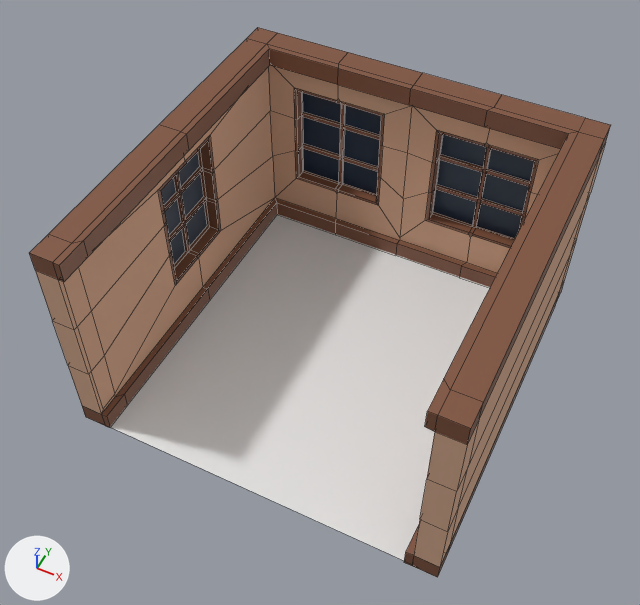
The Blender file Build-a-Body/Assets/Project/Art/BlendFiles/Walls.blend as it was, and as the next commit left it.
Both versions are drawn from a 50 mm camera at (10.6, -23.1, 30.7) aimed at (-0.4, -1.2, 3.3). Every picture has the same lights, and +X, +Y and +Z are marked at lower left. Mesh edges are drawn as thin lines.

In view in the first picture: 'MainWall', 'Plane'.
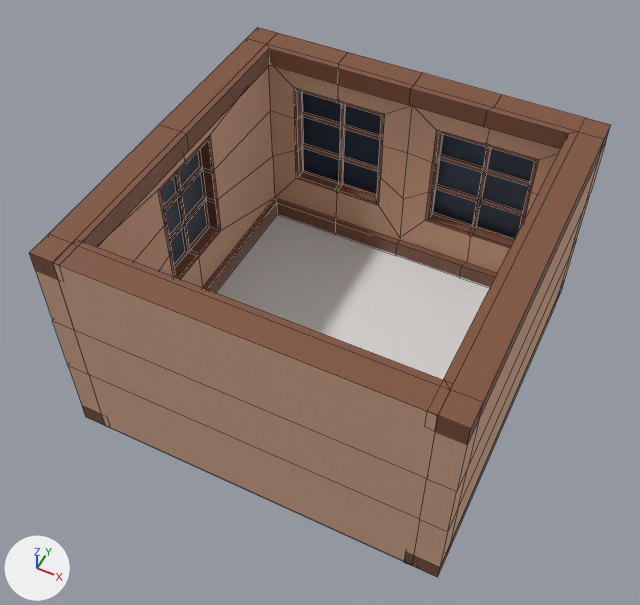
Location of each change, [x1, y1, x2, y2] in pixels of the pictures (640 x 605 px):
'HideableWall', shown (brown): after [53, 242, 443, 562]
part 1 of me_cube_003, built on (brown): after [78, 242, 443, 386]
part 2 of me_cube_003, recoloured (brown): after [59, 247, 440, 414]
'Plane', unchanged, covered by the edit: before [110, 214, 490, 561]; after [215, 214, 490, 380]

What changed in the scene script:
```text
Change me_cube_003:
    used by ob_hideablewall; location = (0.0, 0.0, 0.0)
    remove me_cube_003.from_pydata(...)  # 16 vertices, 8 faces; spans x -7.11..6.97, y -8.2..-7.12, z -0.95..8.92
    add me_cube_003.from_pydata(...)  # 28 vertices, 18 faces; spans x -7.11..6.97, y -8.2..-6.85, z -0.95..8.92
    me_cube_003 part 1
    2 faces are deleted
    12 vertices are added at x -7.11..6.97, y -7.16..-6.85, z -0.95..8.92
    7 new faces join them, mat_wall (its picture is missing)
    5 new faces join them, mat_windowframe (brown #80533c)
    me_cube_003 part 2: 1 face spanning x -7.11..6.97, y -8.2..-7.16, z 8.92 switches from mat_wall (its picture is missing) to mat_windowframe (brown #80533c)
    add me_cube_003.materials.append(mat_windowframe)  # brown #80533c
Change ob_hideablewall:
    remove ob_hideablewall.hide_set(True)
```
